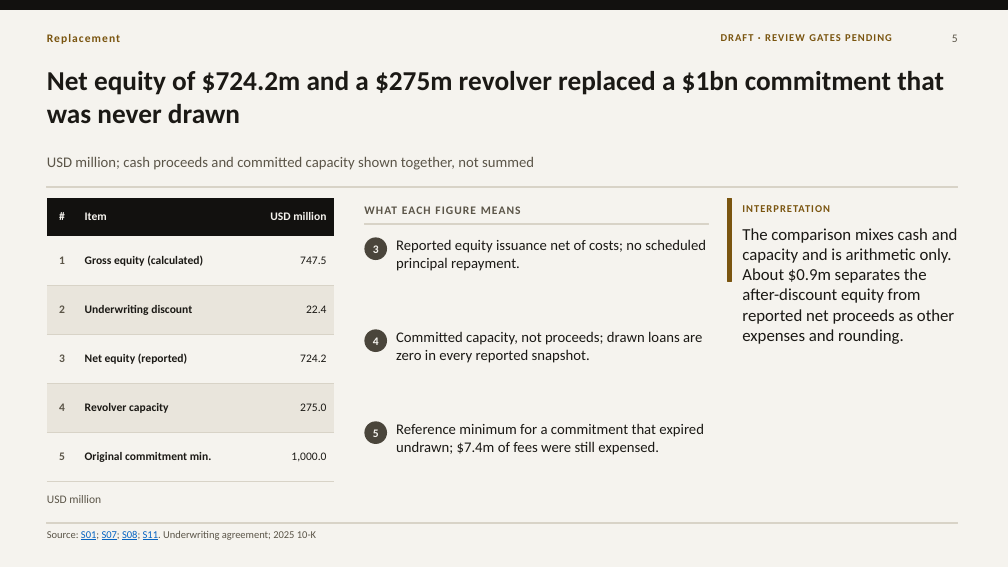
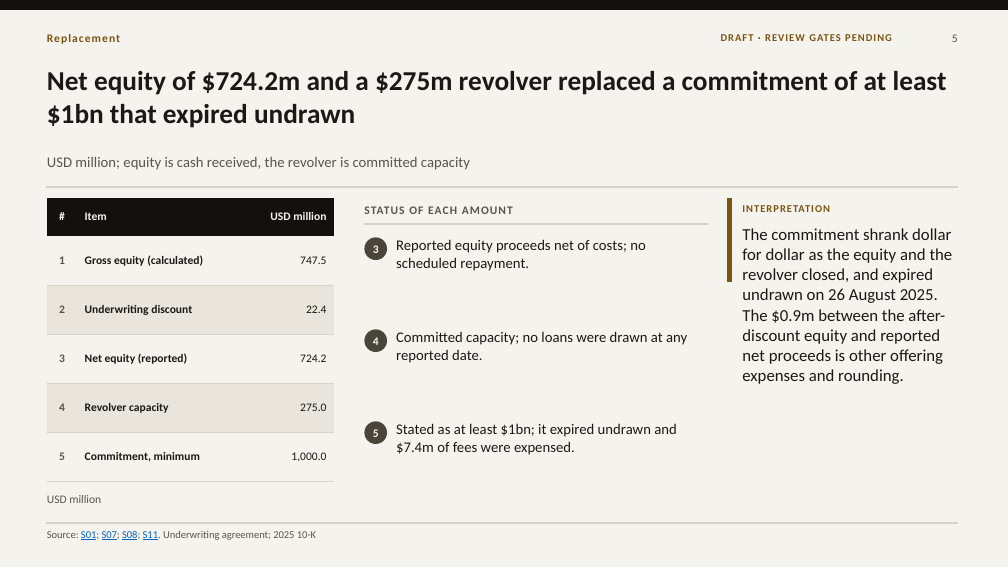
Before and after one commit to VSSpowerlifting/strategic-materials-policy-tracker, a slide deck: slide 5 of research/fi003/outputs/presentation-draft-v100/fi003-mp-materials-10x-financing-draft-1.0.pptx. Drawn at 1008x567 pixels with LibreOffice and Linux fonts; fonts in the diff are those of the drawing. Boxes give left, top, right and bottom in pixels: in the first picture for what was removed or moved away, otherwise in the second. Text is boxed around its words. In the diff, an @@ line names an element or a change of style, - is before the commit and + after.

```diff
--- a/research/fi003/outputs/presentation-draft-v100/fi003-mp-materials-10x-financing-draft-1.0.pptx
+++ b/research/fi003/outputs/presentation-draft-v100/fi003-mp-materials-10x-financing-draft-1.0.pptx
@@ text at (x1=47, y1=71, x2=947, y2=128): text changed @@
-Net equity of $724.2m and a $275m revolver replaced a $1bn commitment that was never drawn
+Net equity of $724.2m and a $275m revolver replaced a commitment of at least $1bn that expired undrawn
@@ text at (x1=47, y1=157, x2=470, y2=170): text changed @@
-USD million; cash proceeds and committed capacity shown together, not summed
+USD million; equity is cash received, the revolver is committed capacity
@@ table at (x1=47, y1=198, x2=334, y2=466) @@
-row 6, column 2: Original commitment min.
+row 6, column 2: Commitment, minimum
@@ text at (x1=364, y1=206, x2=513, y2=214): text changed @@
-WHAT EACH FIGURE MEANS
+STATUS OF EACH AMOUNT
@@ text at (x1=396, y1=239, x2=645, y2=271): text changed @@
-Reported equity issuance net of costs; no scheduled principal repayment.
+Reported equity proceeds net of costs; no scheduled repayment.
@@ text at (x1=742, y1=228, x2=953, y2=384): text changed @@
-The comparison mixes cash and capacity and is arithmetic only. About $0.9m separates the after-discount equity from reported net proceeds as other expenses and rounding.
+The commitment shrank dollar for dollar as the equity and the revolver closed, and expired undrawn on 26 August 2025. The $0.9m between the after-discount equity and reported net proceeds is other offering expenses and rounding.
@@ text at (x1=396, y1=331, x2=687, y2=363): text changed @@
-Committed capacity, not proceeds; drawn loans are zero in every reported snapshot.
+Committed capacity; no loans were drawn at any reported date.
@@ text at (x1=396, y1=423, x2=676, y2=455): text changed @@
-Reference minimum for a commitment that expired undrawn; $7.4m of fees were still expensed.
+Stated as at least $1bn; it expired undrawn and $7.4m of fees were expensed.
```
Also in this commit, not shown: 17 other slides changed, 16 other files.
